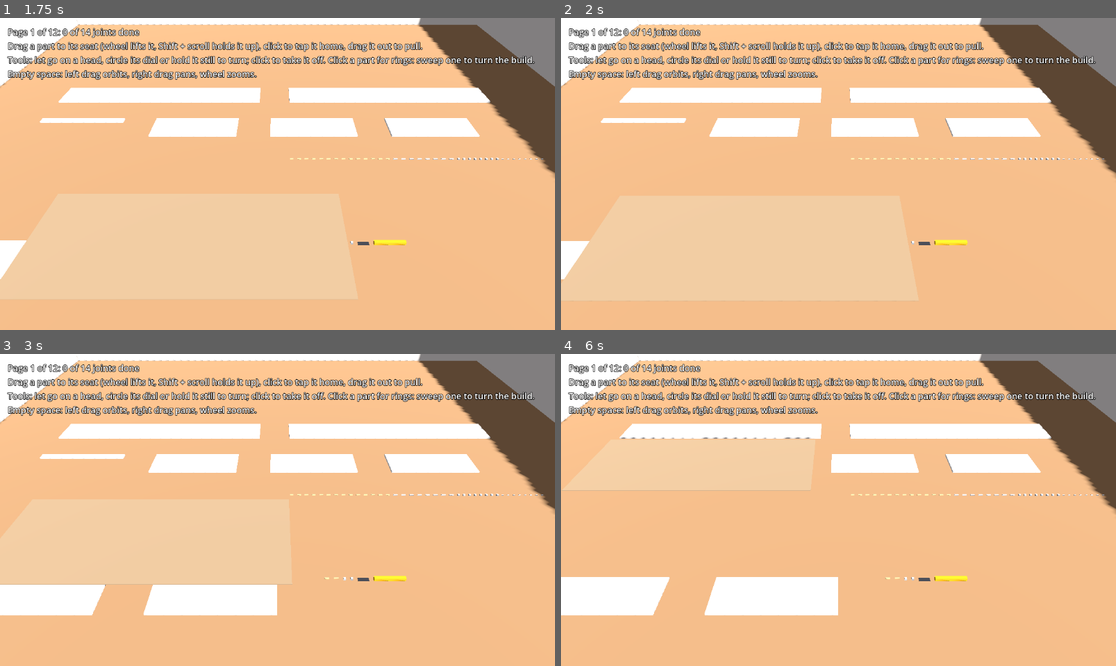
Above: before the commit, frames 1-4 (two rows, left to right).
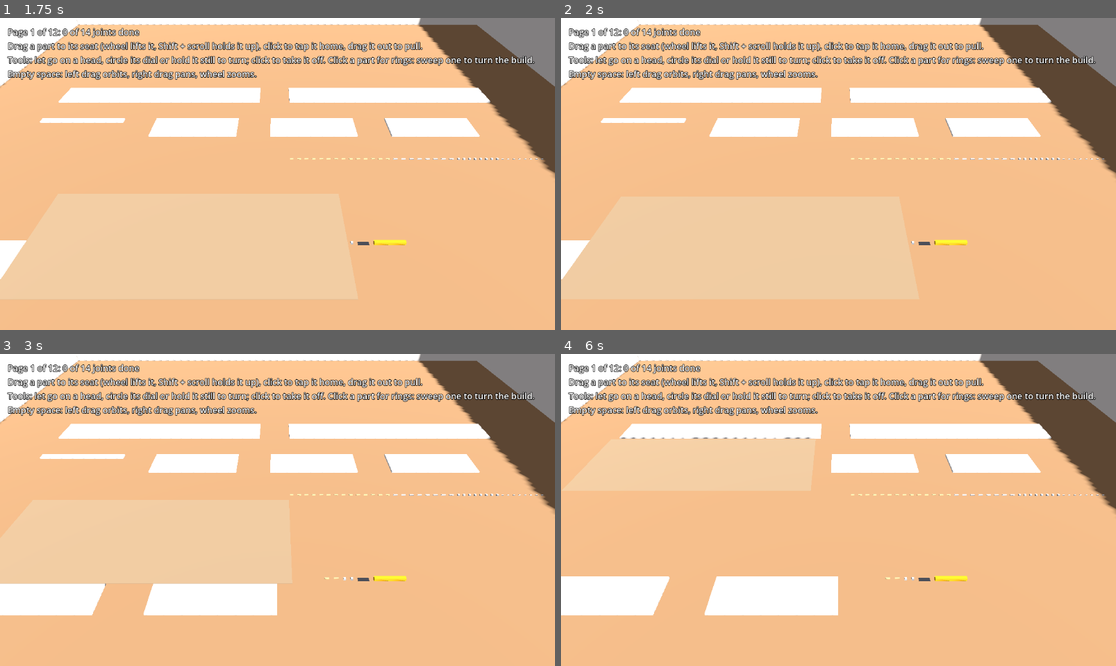
Above: after the commit, the same moments.

Repository: benfeltz/skruv
Game: Godot game, scene res://scenes/world.tscn
Same seed, same stepped clock (60 frames per second), same inputs: the game is played once before the commit and once after it.
Inputs (mouse positions are in pixels of both pictures, inside the frame that each line leads up to):
- Up to frame 1 (1.75 s): tap Enter at 0.5 s; move the mouse to (399, 158) at 0.52 s; tap Shift at 0.6 s; click (399, 158) at 0.67 s; tap Space at 1.25 s; drag from (166, 189) to (249, 236) at 1.27 s
- Up to frame 2 (2 s): no input
- Up to frame 3 (3 s): move the mouse to (333, 441) at 2.02 s; tap Shift at 2.1 s; click (333, 441) at 2.17 s; tap Enter at 2.75 s; drag from (249, 572) to (111, 463) at 2.77 s
- Up to frame 4 (6 s): move the mouse to (1005, 556) at 3.52 s; tap Shift at 3.6, 5.1 s; click (1005, 556) at 3.67 s; tap Space at 4.25, 5.75 s; drag from (672, 463) to (755, 432) at 4.27 s; tap Enter at 5 s; move the mouse to (866, 510) at 5.02 s; click (866, 510) at 5.17 s; drag from (755, 432) to (727, 525) at 5.77 s

Frame 1 is identical in both runs. In frame 2, less than 0.1% of the frame differs, in the area x 0-6%, y 71-84%; in frame 3, 0.2%, in the area x 0-53%, y 73-79%; in frame 4, 0.2%.

Commit message:
spike: step 7, attempt 2 — the web's body settings
world.ts register: continuous collision detection on every body, PHYSICS.friction 0.6 and restitution 0, linear damping 0.1 and angular 0.3, on every Jolt body the bridge makes.

The hand now builds JOHNNY by hand in Jolt from page 1 to page 12: 0 errors, 60 of 60 joints fastened, 58 physics joints, zero auto pages; the build's shape within 0.36 mm of the finished item at every page until the shelves. Done-state stillness over 5 s (the first numbers this step could measure): the carcass holds, worst turn 0.040 deg (topBottomPanel-2); but adjustableShelf-2 moves 21.39 mm in the first second and then stays (it had come to rest 29.5 mm off its place on its pins); bodies asleep 0 of 55. RED on the shelf: 21.39 mm against the 2 mm bar.

Co-Authored-By: Claude Opus 5.5 <noreply@anthropic.com>

Diff:
--- a/godot/scenes/physics_bridge.gd
+++ b/godot/scenes/physics_bridge.gd
@@ -17,6 +17,9 @@
 ##
 ## Tuning (step 7), one attempt a commit:
 ##   1. MIN_BODY_MASS: the web's PHYSICS.minBodyMass (0.2 kg) on every body.
+##   2. The web's body settings (world.ts register): continuous collision detection on every body
+##      ("hardware is millimetres thin"), PHYSICS.friction and restitution, linear and angular
+##      damping.
 
 ## No body simulates lighter than this (kg); 0 keeps the true masses (the 2.0.4.2 setting).
 const MIN_BODY_MASS := Constants.PHYSICS.minBodyMass
@@ -44,6 +47,13 @@
 		var body := RigidBody3D.new()
 		body.name = inst.id
 		body.mass = maxf(part.mass, MIN_BODY_MASS)
+		body.continuous_cd = true
+		body.linear_damp = Constants.PHYSICS.linearDamping
+		body.angular_damp = Constants.PHYSICS.angularDamping
+		var material := PhysicsMaterial.new()
+		material.friction = Constants.PHYSICS.friction
+		material.bounce = Constants.PHYSICS.restitution
+		body.physics_material_override = material
 		body.freeze_mode = RigidBody3D.FREEZE_MODE_KINEMATIC
 		body.freeze = true
 		body.visible = false
